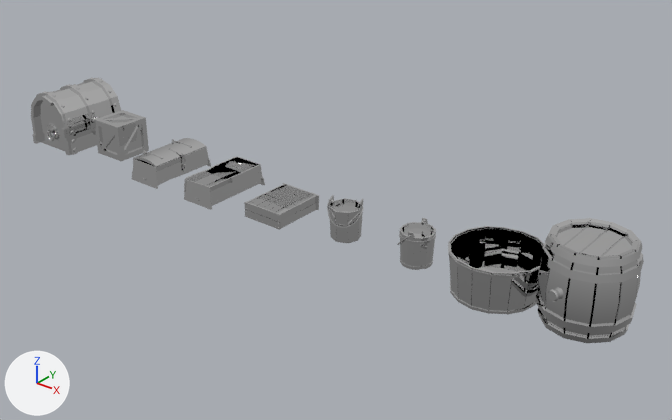
The FBX model Assets/Art/Models/Environment/Crates and Chests.fbx, before and after one commit.
Before and after are seen from a 50 mm camera at (14.0, -0.69, 5.07) aimed at (7.63, 7.27, 0.13). Every picture has the same lights, and +X, +Y and +Z are marked at lower left. Where no turn or scale is listed for an object, it has been applied to the vertices.

In view in the first picture: 'Barrel', 'Box', 'Bucket', 'BucketRounder', 'Chest', 'ChestBox', 'ChestLid', 'CrateFancy', 'CrateSimple', 'WaterBasin'.
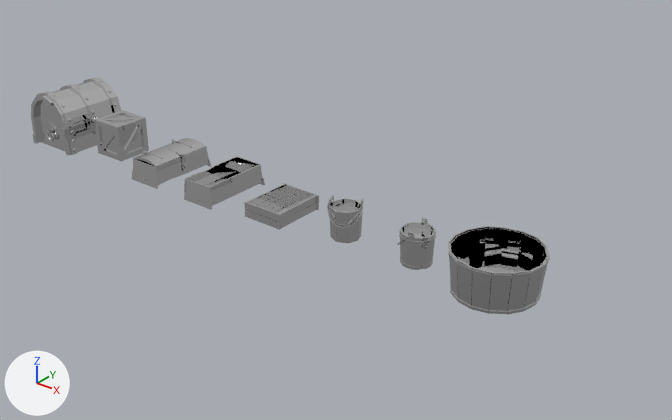
Where the change shows, as pixel boxes (x1, y1, x2, y2) in the pictures (672 x 420 px):
'Barrel', deleted
    before: (536, 218, 644, 343)

The edits, one by one:
Object 'Barrel' (ob_barrel) is deleted.
